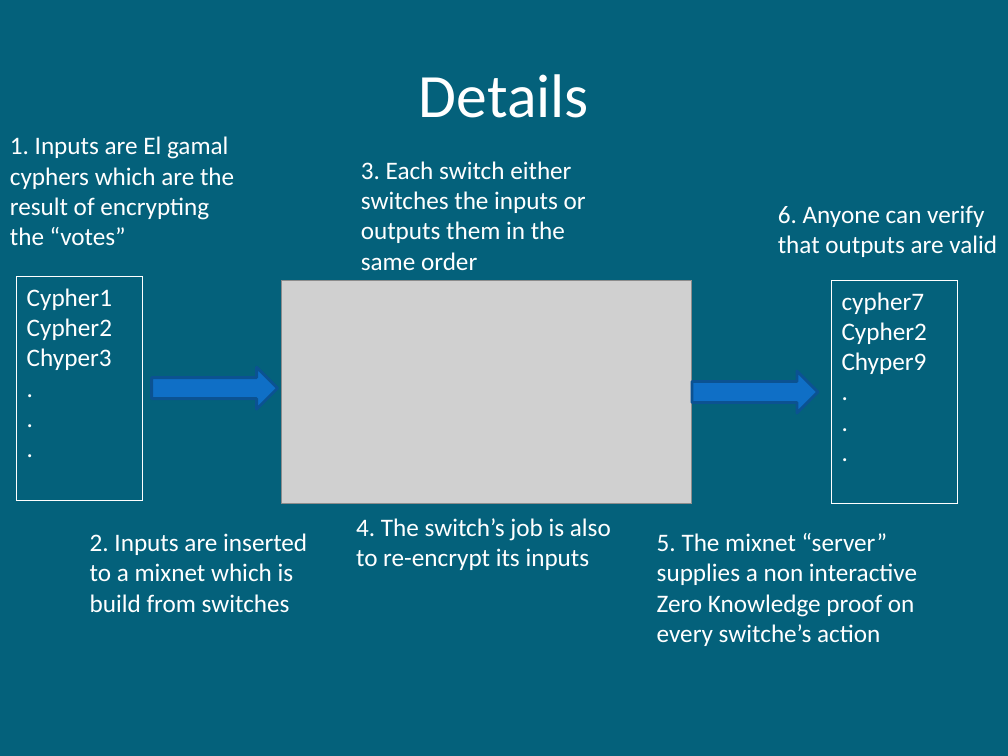
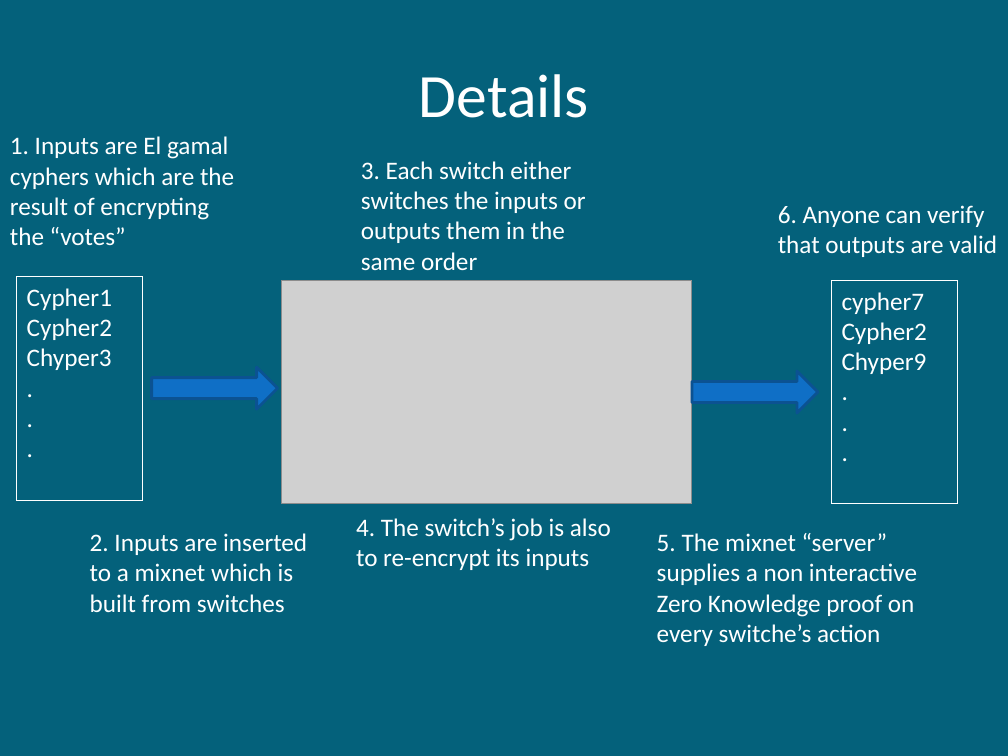
Before and after one commit to galmoyal10/MixNetVotingSystem, a slide deck: slide 4 of Summary.pptx. Drawn at 1008x756 pixels with LibreOffice and Linux fonts; fonts in the diff are those of the drawing; grey boxes stand for pictures. Boxes give left, top, right and bottom in pixels: in the first picture for what was removed or moved away, otherwise in the second. Text is boxed around its words. In the diff, an @@ line names an element or a change of style, - is before the commit and + after.

```diff
--- a/Summary.pptx
+++ b/Summary.pptx
@@ text at [90, 533, 307, 613]: text changed @@
-2. Inputs are inserted to a mixnet which is build from switches
+2. Inputs are inserted to a mixnet which is built from switches
```
Also in this commit, not shown: 2 other slides changed, 2 other files.
